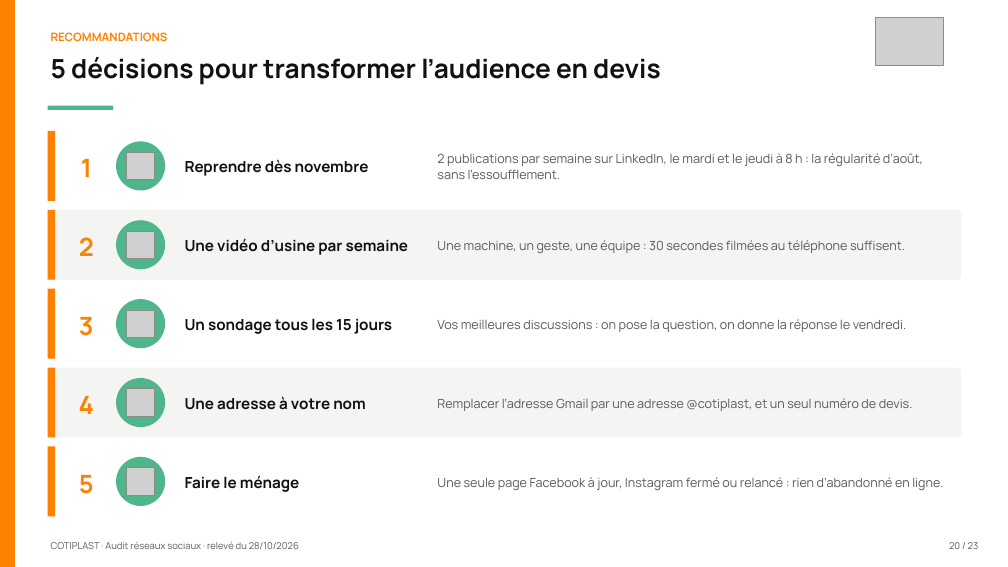
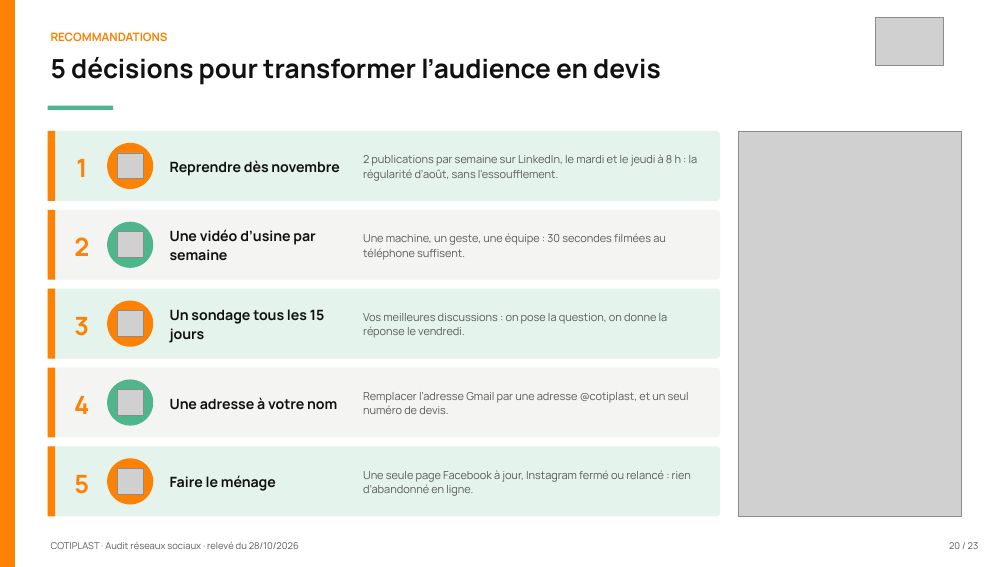
Before and after one commit to leslita06/fatima-unifood-fictif, a slide deck: slide 20 of tmp-tj/261028_cotiplast_audit-reseaux-sociaux_v1.pptx. Drawn at 1008x567 pixels with LibreOffice and Linux fonts; fonts in the diff are those of the drawing; grey boxes stand for pictures. Boxes give left, top, right and bottom in pixels: in the first picture for what was removed or moved away, otherwise in the second. Text is boxed around its words. In the diff, an @@ line names an element or a change of style, - is before the commit and + after.

Commit message:
tmp

```diff
--- a/tmp-tj/261028_cotiplast_audit-reseaux-sociaux_v1.pptx
+++ b/tmp-tj/261028_cotiplast_audit-reseaux-sociaux_v1.pptx
@@ rounded rectangle: place and size @@
-rounded rectangle at bbox=[48, 131, 962, 201]
+rounded rectangle at bbox=[48, 131, 721, 201]
@@ ellipse: place and size @@
-ellipse at bbox=[116, 141, 166, 191]
+ellipse at bbox=[107, 143, 154, 189]
@@ text "Reprendre dès novembre": place and size @@
-text "Reprendre dès novembre" at bbox=[185, 159, 369, 176]
+text "Reprendre dès novembre" at bbox=[170, 160, 339, 176]
@@ text "2 publications par semaine sur ...": place and size @@
-text "2 publications par semaine sur ..." at bbox=[437, 153, 923, 179]
+text "2 publications par semaine sur ..." at bbox=[363, 154, 698, 181]
@@ picture added at bbox=[738, 131, 961, 516] @@
@@ rounded rectangle: place and size @@
-rounded rectangle at bbox=[48, 210, 962, 281]
+rounded rectangle at bbox=[48, 210, 721, 281]
@@ text "Une vidéo d’usine par semaine": place and size @@
-text "Une vidéo d’usine par semaine" at bbox=[185, 239, 409, 255]
+text "Une vidéo d’usine par semaine" at bbox=[170, 229, 315, 260]
@@ text "Une machine, un geste, une ...": place and size @@
-text "Une machine, un geste, une ..." at bbox=[437, 240, 905, 253]
+text "Une machine, un geste, une ..." at bbox=[363, 233, 666, 260]
@@ fill #FFFFFF to #E4F4EC in 3 elements at bbox=[48, 447, 721, 517], bbox=[48, 131, 721, 201], bbox=[48, 289, 721, 359] @@
@@ rounded rectangle: place and size @@
-rounded rectangle at bbox=[48, 289, 962, 359]
+rounded rectangle at bbox=[48, 289, 721, 359]
@@ text "Un sondage tous les 15 ...": place and size @@
-text "Un sondage tous les 15 ..." at bbox=[185, 318, 392, 334]
+text "Un sondage tous les 15 ..." at bbox=[170, 309, 324, 343]
@@ text "Vos meilleures discussions : on ...": place and size @@
-text "Vos meilleures discussions : on ..." at bbox=[437, 319, 907, 332]
+text "Vos meilleures discussions : on ..." at bbox=[363, 313, 668, 338]
@@ ellipse: place and size @@
-ellipse at bbox=[116, 299, 166, 349]
+ellipse at bbox=[107, 301, 154, 347]
@@ rounded rectangle: place and size @@
-rounded rectangle at bbox=[48, 368, 962, 438]
+rounded rectangle at bbox=[48, 368, 721, 438]
@@ text "Une adresse à votre nom": place and size @@
-text "Une adresse à votre nom" at bbox=[185, 396, 366, 410]
+text "Une adresse à votre nom" at bbox=[170, 397, 337, 410]
@@ text "Remplacer l’adresse Gmail par une ...": place and size @@
-text "Remplacer l’adresse Gmail par une ..." at bbox=[437, 398, 913, 411]
+text "Remplacer l’adresse Gmail par une ..." at bbox=[363, 392, 689, 414]
@@ rounded rectangle: place and size @@
-rounded rectangle at bbox=[48, 447, 962, 517]
+rounded rectangle at bbox=[48, 447, 721, 517]
@@ 5 texts: place and size @@
-5 texts at bbox=[79, 159, 94, 494]
+5 texts at bbox=[74, 159, 89, 494]
@@ size 14.5 to 13.5 pt in 5 elements at bbox=[170, 160, 339, 176], bbox=[170, 229, 315, 260], bbox=[170, 309, 324, 343], bbox=[170, 397, 337, 410], bbox=[170, 475, 276, 491] @@
@@ text "Faire le ménage": place and size @@
-text "Faire le ménage" at bbox=[185, 475, 300, 492]
+text "Faire le ménage" at bbox=[170, 475, 276, 491]
@@ size 12 to 10.5 pt in 5 elements at bbox=[363, 154, 698, 181], bbox=[363, 233, 666, 260], bbox=[363, 313, 668, 338], bbox=[363, 392, 689, 414], bbox=[363, 470, 691, 496] @@
@@ text "Une seule page Facebook à ...": place and size @@
-text "Une seule page Facebook à ..." at bbox=[437, 477, 943, 490]
+text "Une seule page Facebook à ..." at bbox=[363, 470, 691, 496]
@@ 5 pictures, 3 ellipses: place and size @@
-5 pictures, 3 ellipses at bbox=[116, 152, 166, 506]
+5 pictures, 3 ellipses at bbox=[107, 153, 154, 504]
@@ fill #4FB58B to #FD8103 in 3 elements at bbox=[107, 143, 154, 189], bbox=[107, 301, 154, 347], bbox=[107, 458, 154, 504] @@
```
Also in this commit, not shown: 13 other slides changed.
